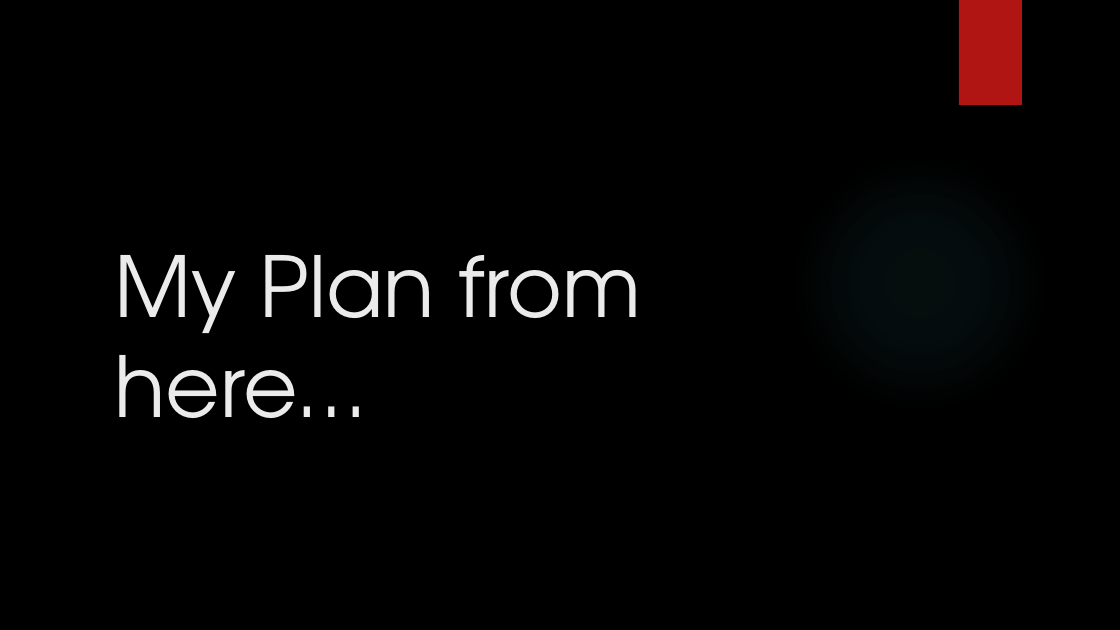
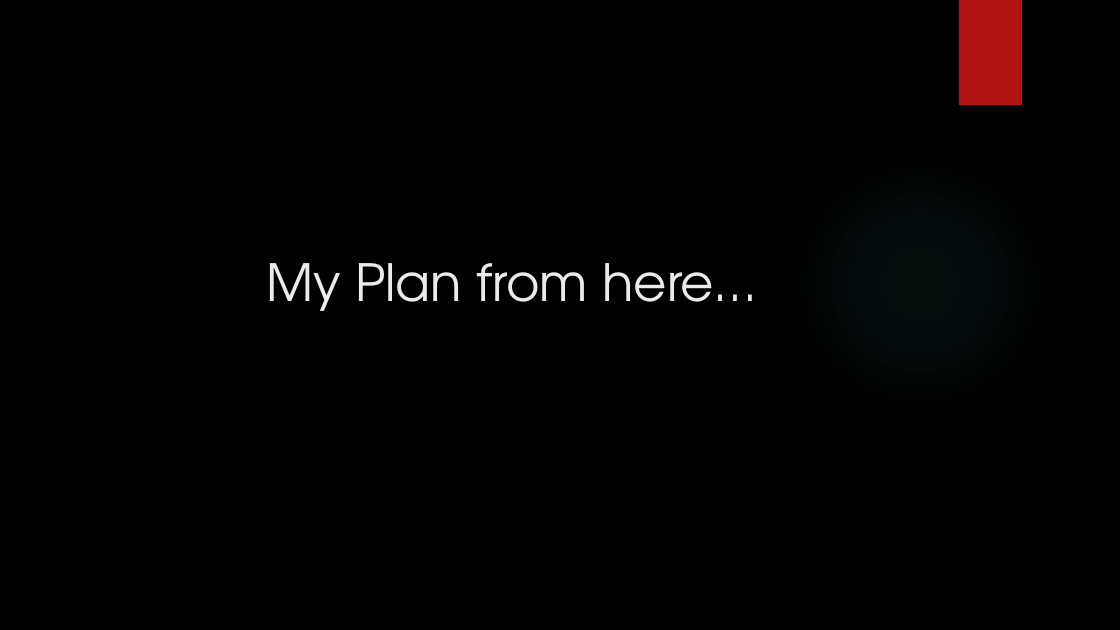
Before and after one commit to Pointer4ncfc/Dissertation, a slide deck: slide 7 of Documentation/Final Project Presentation.pptx. Drawn at 1120x630 pixels with LibreOffice and Linux fonts; fonts in the diff are those of the drawing; background and template pictures are left out. Boxes give left, top, right and bottom in pixels: in the first picture for what was removed or moved away, otherwise in the second. Text is boxed around its words. In the diff, an @@ line names an element or a change of style, - is before the commit and + after.

```diff
--- a/Documentation/Final Project Presentation.pptx
+++ b/Documentation/Final Project Presentation.pptx
@@ title "My Plan from here…": place and size @@
-title "My Plan from here…" at [114,255,641,418]
+title "My Plan from here…" at [266,263,756,311]
@@ title "My Plan from here…" at [266,263,756,311]: size 72 to 44 pt; alignment left to centre @@
```
Also in this commit, not shown: 6 other slides changed, 12 other files.
